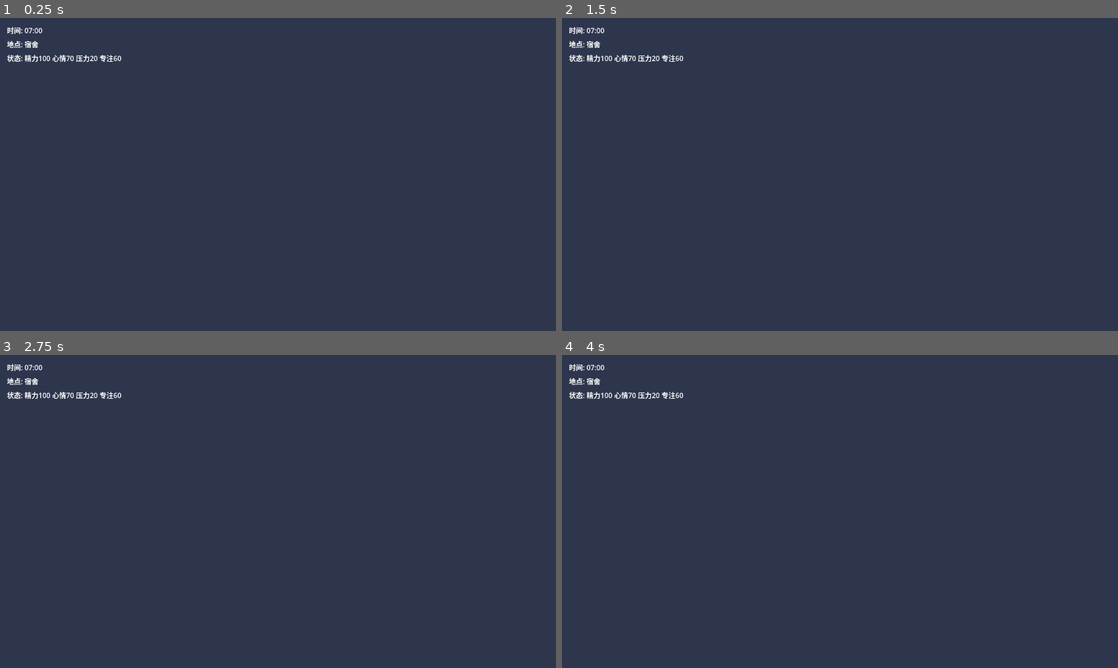
Above: before the commit, frames 1-4 (two rows, left to right).
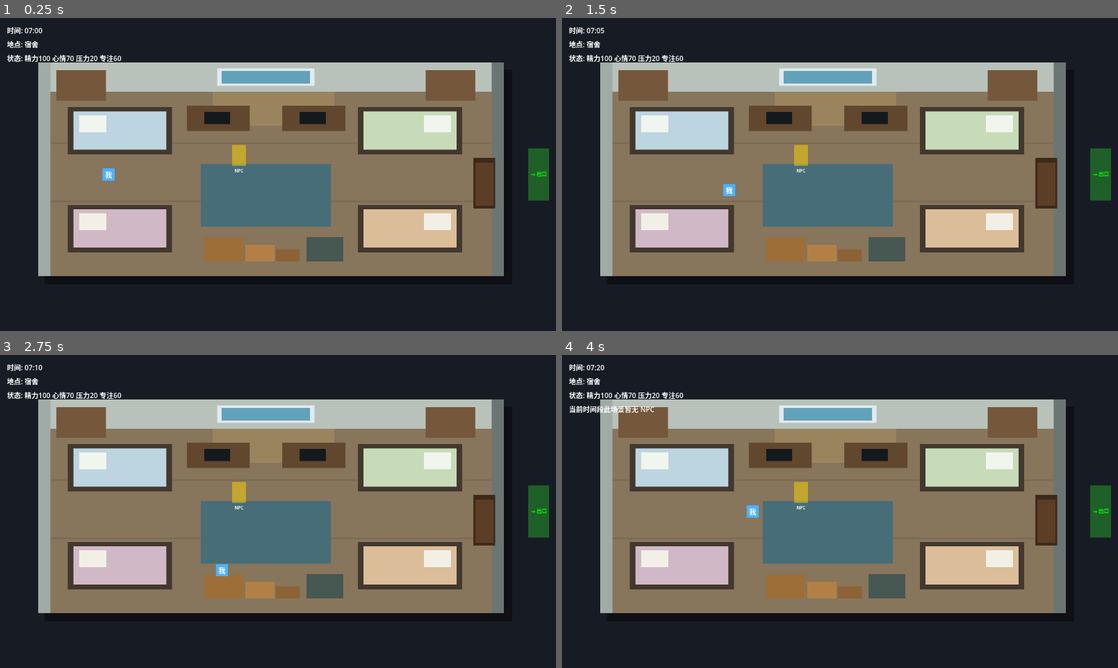
Above: after the commit, the same moments.

Repository: xiebaoma/DayMetro
Game: Godot game, scene res://scenes/Dorm.tscn
The game is run twice, just before and just after one commit, with the same random seed, the same clock (stepped at 60 frames per second) and the same inputs.
Inputs:
- Up to frame 1 (0.25 s): no input
- Up to frame 2 (1.5 s): tap Enter (ui_accept) at 0.5, 0.77 s; hold Right (ui_right) 0.53-1.28 s; hold Down (ui_down) from 1.28 s (still down)
- Up to frame 3 (2.75 s): tap Enter (ui_accept) at 1.52 s; release Down (ui_down) at 2.03 s; hold Right (ui_right) from 2.03 s (still down)
- Up to frame 4 (4 s): release Right (ui_right) at 2.78 s; hold Up (ui_up) 2.78-3.53 s; tap Enter (ui_accept) at 3.02, 3.77 s; hold Left (ui_left) from 3.53 s (still down)

The runs differ from the first frame. In frame 1, 100% of the frame differs, in the area x 0-100%, y 0-100%; in frame 2, 100%; in frame 3, 100%; in frame 4, 100%.
Error before the commit: Parse Error: Cannot infer the type of "body_text" variable because the value doesn't have a set type. (res://scripts/location_scene.gd:162)

Commit message:
build success

Diff:
--- a/game/project.godot
+++ b/game/project.godot
@@ -1,12 +1,20 @@
 ; Engine configuration file.
-; First week minimal runnable project scaffold.
+; It's best edited using the editor UI and not directly,
+; since the parameters that go here are not all obvious.
+;
+; Format:
+;   [section] ; section goes between []
+;   param=value ; assign values to parameters
 
 config_version=5
 
 [application]
+
 config/name="DayMetro"
 run/main_scene="res://scenes/Dorm.tscn"
+config/features=PackedStringArray("4.6")
 
 [display]
+
 window/size/viewport_width=1280
 window/size/viewport_height=720
--- a/game/scenes/Canteen.tscn
+++ b/game/scenes/Canteen.tscn
@@ -22,6 +22,7 @@
 arrive_next_event_type = "return_company"
 npc_display_name = "同事B"
 start_minutes = 720
+enter_player_action = "lunch_chat"
 
 [node name="Background" type="ColorRect" parent="."]
 offset_right = 1280.0
--- a/game/scenes/Company.tscn
+++ b/game/scenes/Company.tscn
@@ -22,6 +22,7 @@
 arrive_next_event_type = "enter_canteen"
 npc_display_name = "同事A"
 start_minutes = 600
+enter_player_action = "morning_meeting"
 
 [node name="Background" type="ColorRect" parent="."]
 offset_right = 1280.0
--- a/game/scenes/CompanyReturn.tscn
+++ b/game/scenes/CompanyReturn.tscn
@@ -22,6 +22,7 @@
 arrive_next_event_type = "arrive_playground"
 npc_display_name = "导师"
 start_minutes = 780
+enter_player_action = "work"
 
 [node name="Background" type="ColorRect" parent="."]
 offset_right = 1280.0
--- a/game/scenes/Dorm.tscn
+++ b/game/scenes/Dorm.tscn
@@ -22,11 +22,257 @@
 arrive_next_event_type = "arrive_metro"
 npc_display_name = "室友A"
 start_minutes = 420
+enter_player_action = "morning_prepare"
 
 [node name="Background" type="ColorRect" parent="."]
 offset_right = 1280.0
 offset_bottom = 720.0
-color = Color(0.18, 0.21, 0.3, 1)
+color = Color(0.09, 0.11, 0.14, 1)
+
+[node name="RoomShadow" type="ColorRect" parent="."]
+offset_left = 103.0
+offset_top = 119.0
+offset_right = 1179.0
+offset_bottom = 613.0
+color = Color(0.03, 0.035, 0.045, 0.6)
+
+[node name="RoomFloor" type="ColorRect" parent="."]
+offset_left = 88.0
+offset_top = 102.0
+offset_right = 1160.0
+offset_bottom = 594.0
+color = Color(0.53, 0.46, 0.36, 1)
+
+[node name="BackWall" type="ColorRect" parent="."]
+offset_left = 88.0
+offset_top = 102.0
+offset_right = 1160.0
+offset_bottom = 170.0
+color = Color(0.72, 0.76, 0.73, 1)
+
+[node name="LeftWall" type="ColorRect" parent="."]
+offset_left = 88.0
+offset_top = 102.0
+offset_right = 116.0
+offset_bottom = 594.0
+color = Color(0.63, 0.67, 0.65, 1)
+
+[node name="RightWall" type="ColorRect" parent="."]
+offset_left = 1132.0
+offset_top = 102.0
+offset_right = 1160.0
+offset_bottom = 594.0
+color = Color(0.42, 0.46, 0.45, 1)
+
+[node name="FloorLine1" type="ColorRect" parent="."]
+offset_left = 116.0
+offset_top = 286.0
+offset_right = 1132.0
+offset_bottom = 290.0
+color = Color(0.43, 0.37, 0.29, 0.45)
+
+[node name="FloorLine2" type="ColorRect" parent="."]
+offset_left = 116.0
+offset_top = 420.0
+offset_right = 1132.0
+offset_bottom = 424.0
+color = Color(0.43, 0.37, 0.29, 0.45)
+
+[node name="WindowFrame" type="ColorRect" parent="."]
+offset_left = 500.0
+offset_top = 116.0
+offset_right = 724.0
+offset_bottom = 156.0
+color = Color(0.88, 0.92, 0.94, 1)
+
+[node name="WindowGlass" type="ColorRect" parent="."]
+offset_left = 510.0
+offset_top = 122.0
+offset_right = 714.0
+offset_bottom = 151.0
+color = Color(0.39, 0.63, 0.72, 1)
+
+[node name="MorningLight" type="ColorRect" parent="."]
+offset_left = 490.0
+offset_top = 170.0
+offset_right = 770.0
+offset_bottom = 248.0
+color = Color(0.95, 0.78, 0.42, 0.18)
+
+[node name="BedTopLeftFrame" type="ColorRect" parent="."]
+offset_left = 156.0
+offset_top = 205.0
+offset_right = 396.0
+offset_bottom = 314.0
+color = Color(0.26, 0.22, 0.18, 1)
+
+[node name="BedTopLeftMattress" type="ColorRect" parent="."]
+offset_left = 169.0
+offset_top = 215.0
+offset_right = 383.0
+offset_bottom = 303.0
+color = Color(0.74, 0.83, 0.88, 1)
+
+[node name="BedTopLeftPillow" type="ColorRect" parent="."]
+offset_left = 182.0
+offset_top = 224.0
+offset_right = 245.0
+offset_bottom = 263.0
+color = Color(0.94, 0.96, 0.93, 1)
+
+[node name="BedBottomLeftFrame" type="ColorRect" parent="."]
+offset_left = 156.0
+offset_top = 430.0
+offset_right = 396.0
+offset_bottom = 539.0
+color = Color(0.26, 0.22, 0.18, 1)
+
+[node name="BedBottomLeftMattress" type="ColorRect" parent="."]
+offset_left = 169.0
+offset_top = 440.0
+offset_right = 383.0
+offset_bottom = 528.0
+color = Color(0.82, 0.72, 0.78, 1)
+
+[node name="BedBottomLeftPillow" type="ColorRect" parent="."]
+offset_left = 182.0
+offset_top = 449.0
+offset_right = 245.0
+offset_bottom = 488.0
+color = Color(0.95, 0.94, 0.9, 1)
+
+[node name="BedTopRightFrame" type="ColorRect" parent="."]
+offset_left = 824.0
+offset_top = 205.0
+offset_right = 1064.0
+offset_bottom = 314.0
+color = Color(0.26, 0.22, 0.18, 1)
+
+[node name="BedTopRightMattress" type="ColorRect" parent="."]
+offset_left = 837.0
+offset_top = 215.0
+offset_right = 1051.0
+offset_bottom = 303.0
+color = Color(0.78, 0.86, 0.72, 1)
+
+[node name="BedTopRightPillow" type="ColorRect" parent="."]
+offset_left = 976.0
+offset_top = 224.0
+offset_right = 1038.0
+offset_bottom = 263.0
+color = Color(0.94, 0.96, 0.93, 1)
+
+[node name="BedBottomRightFrame" type="ColorRect" parent="."]
+offset_left = 824.0
+offset_top = 430.0
+offset_right = 1064.0
+offset_bottom = 539.0
+color = Color(0.26, 0.22, 0.18, 1)
+
+[node name="BedBottomRightMattress" type="ColorRect" parent="."]
+offset_left = 837.0
+offset_top = 440.0
+offset_right = 1051.0
+offset_bottom = 528.0
+color = Color(0.86, 0.74, 0.6, 1)
+
+[node name="BedBottomRightPillow" type="ColorRect" parent="."]
+offset_left = 976.0
+offset_top = 449.0
+offset_right = 1038.0
+offset_bottom = 488.0
+color = Color(0.95, 0.94, 0.9, 1)
+
+[node name="CenterRug" type="ColorRect" parent="."]
+offset_left = 462.0
+offset_top = 336.0
+offset_right = 762.0
+offset_bottom = 480.0
+color = Color(0.28, 0.43, 0.47, 1)
+
+[node name="DeskLeft" type="ColorRect" parent="."]
+offset_left = 430.0
+offset_top = 202.0
+offset_right = 575.0
+offset_bottom = 260.0
+color = Color(0.38, 0.28, 0.18, 1)
+
+[node name="DeskRight" type="ColorRect" parent="."]
+offset_left = 650.0
+offset_top = 202.0
+offset_right = 795.0
+offset_bottom = 260.0
+color = Color(0.38, 0.28, 0.18, 1)
+
+[node name="LaptopLeft" type="ColorRect" parent="."]
+offset_left = 470.0
+offset_top = 216.0
+offset_right = 530.0
+offset_bottom = 244.0
+color = Color(0.08, 0.1, 0.12, 1)
+
+[node name="LaptopRight" type="ColorRect" parent="."]
+offset_left = 690.0
+offset_top = 216.0
+offset_right = 750.0
+offset_bottom = 244.0
+color = Color(0.08, 0.1, 0.12, 1)
+
+[node name="WardrobeLeft" type="ColorRect" parent="."]
+offset_left = 130.0
+offset_top = 120.0
+offset_right = 244.0
+offset_bottom = 190.0
+color = Color(0.46, 0.34, 0.23, 1)
+
+[node name="WardrobeRight" type="ColorRect" parent="."]
+offset_left = 980.0
+offset_top = 120.0
+offset_right = 1094.0
+offset_bottom = 190.0
+color = Color(0.46, 0.34, 0.23, 1)
+
+[node name="CargoBoxLarge" type="ColorRect" parent="."]
+offset_left = 470.0
+offset_top = 505.0
+offset_right = 560.0
+offset_bottom = 560.0
+color = Color(0.62, 0.43, 0.22, 1)
+
+[node name="CargoBoxMedium" type="ColorRect" parent="."]
+offset_left = 565.0
+offset_top = 522.0
+offset_right = 632.0
+offset_bottom = 560.0
+color = Color(0.7, 0.5, 0.28, 1)
+
+[node name="CargoBoxSmall" type="ColorRect" parent="."]
+offset_left = 635.0
+offset_top = 532.0
+offset_right = 690.0
+offset_bottom = 560.0
+color = Color(0.55, 0.39, 0.21, 1)
+
+[node name="StorageCrate" type="ColorRect" parent="."]
+offset_left = 706.0
+offset_top = 504.0
+offset_right = 790.0
+offset_bottom = 560.0
+color = Color(0.28, 0.34, 0.32, 1)
+
+[node name="Door" type="ColorRect" parent="."]
+offset_left = 1090.0
+offset_top = 322.0
+offset_right = 1140.0
+offset_bottom = 438.0
+color = Color(0.24, 0.16, 0.1, 1)
+
+[node name="DoorLight" type="ColorRect" parent="."]
+offset_left = 1094.0
+offset_top = 333.0
+offset_right = 1136.0
+offset_bottom = 432.0
+color = Color(0.36, 0.24, 0.15, 1)
 
 [node name="Player" type="CharacterBody2D" parent="."]
 position = Vector2(250, 360)
--- /dev/null
+++ b/game/scenes/DormNight.tscn
@@ -0,0 +1,20 @@
+[gd_scene load_steps=2 format=3]
+
+[ext_resource type="PackedScene" path="res://scenes/Dorm.tscn" id="1_dorm"]
+
+[node name="DormNight" instance=ExtResource("1_dorm")]
+next_scene_path = "res://scenes/Dorm.tscn"
+next_location_name = "新的一天"
+enter_event_type = "back_to_dorm"
+leave_event_type = "sleep"
+arrive_next_event_type = "new_day"
+npc_display_name = "室友B"
+start_minutes = 1320
+enter_player_action = "late_browse"
+generate_daily_review_on_enter = true
+
+[node name="Background" parent="." index="0"]
+color = Color(0.035, 0.045, 0.07, 1)
+
+[node name="MorningLight" parent="." index="9"]
+color = Color(0.18, 0.24, 0.5, 0.18)
--- a/game/scenes/Metro.tscn
+++ b/game/scenes/Metro.tscn
@@ -22,6 +22,7 @@
 arrive_next_event_type = "arrive_company"
 npc_display_name = "车窗里的自己"
 start_minutes = 500
+enter_player_action = "commute_rest"
 
 [node name="Background" type="ColorRect" parent="."]
 offset_right = 1280.0
--- a/game/scenes/Playground.tscn
+++ b/game/scenes/Playground.tscn
@@ -15,13 +15,14 @@
 [node name="Playground" type="Node2D"]
 script = ExtResource("1_location")
 location_name = "操场"
-next_scene_path = "res://scenes/Dorm.tscn"
+next_scene_path = "res://scenes/DormNight.tscn"
 next_location_name = "宿舍"
 enter_event_type = "arrive_playground"
 leave_event_type = "leave_playground"
 arrive_next_event_type = "back_to_dorm"
 npc_display_name = "室友B"
 start_minutes = 1230
+enter_player_action = "walk_playground"
 
 [node name="Background" type="ColorRect" parent="."]
 offset_right = 1280.0
--- a/game/scripts/location_scene.gd
+++ b/game/scripts/location_scene.gd
@@ -9,6 +9,8 @@
 @export var arrive_next_event_type := "arrive_next_location"
 @export var npc_display_name := "NPC"
 @export var start_minutes := 420
+@export var enter_player_action := ""
+@export var generate_daily_review_on_enter := false
 
 var _minutes := 420
 var _tick_accumulator := 0.0
@@ -33,13 +35,63 @@
 
 var _dialogue_options_request: HTTPRequest
 var _dialogue_choice_request: HTTPRequest
+var _player_action_request: HTTPRequest
+var _daily_review_request: HTTPRequest
+var _proactive_request: HTTPRequest
 
 
 func _ready() -> void:
 	_dialogue_options_request = HTTPRequest.new()
 	_dialogue_choice_request = HTTPRequest.new()
+	_player_action_request = HTTPRequest.new()
+	_daily_review_request = HTTPRequest.new()
+	_proactive_request = HTTPRequest.new()
 	add_child(_dialogue_options_request)
 	add_child(_dialogue_choice_request)
+	add_child(_player_action_request)
+	add_child(_daily_review_request)
+	add_child(_proactive_request)
+
+	# NPC visual marker
+	var npc_marker := ColorRect.new()
+	npc_marker.name = "NpcMarker"
+	npc_marker.size = Vector2(32, 48)
+	npc_marker.color = Color(1.0, 0.84, 0.0, 0.5)
+	npc_marker.position = Vector2(-16, -38)
+	_npc_area.add_child(npc_marker)
+
+	var npc_label := Label.new()
+	npc_label.name = "NpcLabel"
+	npc_label.text = "NPC"
+	npc_label.add_theme_font_size_override("font_size", 10)
+	npc_label.add_theme_color_override("font_color", Color.WHITE)
+	npc_label.horizontal_alignment = HORIZONTAL_ALIGNMENT_CENTER
+	npc_label.size = Vector2(32, 14)
+	npc_label.position = Vector2(-16, 14)
+	_npc_area.add_child(npc_label)
+
+	# Exit visual marker
+	var exit_marker := ColorRect.new()
+	exit_marker.name = "ExitMarker"
+	exit_marker.size = Vector2(48, 120)
+	exit_marker.color = Color(0.2, 1.0, 0.2, 0.3)
+	exit_marker.position = Vector2(-24, -60)
+	_exit_area.add_child(exit_marker)
+
+	var exit_label := Label.new()
+	exit_label.name = "ExitLabel"
+	exit_label.text = "→ 出口"
+	exit_label.add_theme_font_size_override("font_size", 12)
+	exit_label.add_theme_color_override("font_color", Color.GREEN)
+	exit_label.horizontal_alignment = HORIZONTAL_ALIGNMENT_CENTER
+	exit_label.size = Vector2(48, 20)
+	exit_label.position = Vector2(-24, -10)
+	_exit_area.add_child(exit_label)
+
+	# Ensure background fills screen
+	var bg = get_node_or_null("Background")
+	if bg is ColorRect:
+		bg.size = get_viewport().get_visible_rect().size
 
 	_minutes = start_minutes
 	_npc_area.body_entered.connect(_on_npc_body_entered)
@@ -49,7 +101,13 @@
 	_dialogue_panel.visible = false
 	_update_hud()
 	_post_event(enter_event_type, location_name)
+	if enter_player_action != "":
+		await _post_player_action(enter_player_action, location_name)
 	_sync_world_state()
+	if generate_daily_review_on_enter:
+		await _generate_daily_review()
+	else:
+		await _load_proactive_action()
 
 
 func _process(delta: float) -> void:
@@ -155,12 +213,12 @@
 	if result.size() != 4:
 		return
 
-	var raw_body = result[3]
+	var raw_body: PackedByteArray = result[3]
 	if raw_body == null:
 		return
 
-	var body_text := raw_body.get_string_from_utf8()
-	var parsed = JSON.parse_string(body_text)
+	var body_text: String = raw_body.get_string_from_utf8()
+	var parsed: Variant = JSON.parse_string(body_text)
 	if typeof(parsed) != TYPE_DICTIONARY:
 		return
 
@@ -170,6 +228,17 @@
 		_location_label.text = "地点: %s" % parsed["current_location"]
 	if parsed.has("time_label"):
 		_state_label.text = "状态: 当前阶段 %s" % parsed["time_label"]
+	if parsed.has("player_state"):
+		var state: Dictionary = parsed["player_state"]
+		_state_label.text = "状态: 精力%s 心情%s 压力%s 专注%s 代码%s 学习%s 睡眠%s" % [
+			state.get("energy", 100),
+			state.get("mood", 70),
+			state.get("stress", 20),
+			state.get("focus", 60),
+			state.get("code", 0),
+			state.get("learning", 0),
+			state.get("sleep_quality", 80)
+		]
 	if parsed.has("npcs"):
 		_sync_npc_display(parsed["npcs"])
 
@@ -225,12 +294,12 @@
 		_dialogue_label.text = "对话选项加载失败"
 		return
 
-	var raw_body = result[3]
+	var raw_body: PackedByteArray = result[3]
 	if raw_body == null:
 		_dialogue_label.text = "对话选项加载失败"
 		return
 
-	var parsed = JSON.parse_string(raw_body.get_string_from_utf8())
+	var parsed: Variant = JSON.parse_string(raw_body.get_string_from_utf8())
 	if typeof(parsed) != TYPE_DICTIONARY:
 		_dialogue_label.text = "对话选项加载失败"
 		return
@@ -290,12 +359,12 @@
 		_dialogue_label.text = "对话提交失败"
 		return
 
-	var raw_body = result[3]
+	var raw_body: PackedByteArray = result[3]
 	if raw_body == null:
 		_dialogue_label.text = "对话提交失败"
 		return
 
-	var parsed = JSON.parse_string(raw_body.get_string_from_utf8())
+	var parsed: Variant = JSON.parse_string(raw_body.get_string_from_utf8())
 	if typeof(parsed) != TYPE_DICTIONARY:
 		_dialogue_label.text = "对话提交失败"
 		return
@@ -307,3 +376,103 @@
 	]
 	await _sync_world_state()
 	await _load_dialogue_options()
+
+
+func _post_player_action(action_type: String, event_location: String) -> void:
+	var payload := {
+		"action_type": action_type,
+		"location": event_location,
+		"payload": {
+			"source": "godot_client",
+			"description": "%s 执行 %s" % [event_location, action_type]
+		},
+		"game_time": _format_time(_minutes)
+	}
+	var body := JSON.stringify(payload)
+	var headers := PackedStringArray(["Content-Type: application/json"])
+	var err := _player_action_request.request(
+		"%s/player/action" % backend_base_url,
+		headers,
+		HTTPClient.METHOD_POST,
+		body
+	)
+	if err == OK:
+		await _player_action_request.request_completed
+
+
+func _generate_daily_review() -> void:
+	_dialogue_panel.visible = true
+	_dialogue_label.text = "正在生成今日复盘..."
+	var headers := PackedStringArray(["Content-Type: application/json"])
+	var err := _daily_review_request.request(
+		"%s/daily/review" % backend_base_url,
+		headers,
+		HTTPClient.METHOD_POST,
+		"{}"
+	)
+	if err != OK:
+		_dialogue_label.text = "今日复盘生成失败"
+		return
+
+	var result: Array = await _daily_review_request.request_completed
+	if result.size() != 4:
+		_dialogue_label.text = "今日复盘生成失败"
+		return
+
+	var raw_body: PackedByteArray = result[3]
+	if raw_body == null:
+		_dialogue_label.text = "今日复盘生成失败"
+		return
+
+	var parsed: Variant = JSON.parse_string(raw_body.get_string_from_utf8())
+	if typeof(parsed) != TYPE_DICTIONARY:
+		_dialogue_label.text = "今日复盘生成失败"
+		return
+
+	var route_text := " → ".join(parsed.get("route", []))
+	var keywords_text := "、".join(parsed.get("keywords", []))
+	_dialogue_label.text = "今日复盘\n路线：%s\n关键词：%s\n\n%s\n\n明天：%s\n\n按 Esc 关闭。" % [
+		route_text,
+		keywords_text,
+		parsed.get("summary", "今天完整走完了一天。"),
+		parsed.get("tomorrow_hint", "明天继续保持节奏。")
+	]
+
+
+func _load_proactive_action() -> void:
+	var url := "%s/npc/proactive?location=%s&limit=1" % [backend_base_url, location_name.uri_encode()]
+	var err := _proactive_request.request(url)
+	if err != OK:
+		return
+
+	var result: Array = await _proactive_request.request_completed
+	if result.size() != 4:
+		return
+
+	var raw_body: PackedByteArray = result[3]
+	if raw_body == null:
+		return
+
+	var parsed: Variant = JSON.parse_string(raw_body.get_string_from_utf8())
+	if typeof(parsed) != TYPE_DICTIONARY:
+		return
+
+	var items: Array = parsed.get("proactive_actions", [])
+	if items.is_empty():
+		return
+
+	var item: Dictionary = items[0]
+	var actions: Array = item.get("actions", [])
+	var say_text := ""
+	for action in actions:
+		if typeof(action) == TYPE_DICTIONARY and action.get("action", "") == "say":
+			say_text = str(action.get("content", ""))
+			break
+	if say_text == "":
+		return
+
+	_dialogue_panel.visible = true
+	_dialogue_label.text = "%s：%s\n\n按 Esc 关闭。" % [
+		item.get("npc_name", "NPC"),
+		say_text
+	]
--- a/game/scripts/player.gd
+++ b/game/scripts/player.gd
@@ -2,7 +2,24 @@
 
 @export var speed := 180.0
 
+func _ready() -> void:
+	var visual := ColorRect.new()
+	visual.name = "PlayerVisual"
+	visual.size = Vector2(28, 28)
+	visual.color = Color(0.3, 0.7, 1.0, 1)
+	visual.position = Vector2(-14, -14)
+	add_child(visual)
+
+	var label := Label.new()
+	label.name = "PlayerLabel"
+	label.text = "我"
+	label.horizontal_alignment = HORIZONTAL_ALIGNMENT_CENTER
+	label.vertical_alignment = VERTICAL_ALIGNMENT_CENTER
+	label.size = Vector2(28, 28)
+	label.position = Vector2(-14, -14)
+	add_child(label)
+
 func _physics_process(_delta: float) -> void:
-    var move_vector := Input.get_vector("ui_left", "ui_right", "ui_up", "ui_down")
-    velocity = move_vector * speed
-    move_and_slide()
+	var move_vector := Input.get_vector("ui_left", "ui_right", "ui_up", "ui_down")
+	velocity = move_vector * speed
+	move_and_slide()
Not shown, added: game/scripts/location_scene.gd.uid
Not shown, added: game/scripts/player.gd.uid
Not shown, added: .gitignore
Not shown, added: README.md
Not shown, added: server/adapters/daymetro/player_actions.py
Not shown, changed: server/adapters/daymetro/serializers.py
Not shown, changed: server/adapters/llm/deepseek_client.py
Not shown, changed: server/adapters/persistence/sqlite_repositories.py
Not shown, changed: server/database.py
Not shown, changed: server/dialogue.py
Not shown, added: server/logging_service.py
Not shown, changed: server/main.py
(and 18 more such lines)
